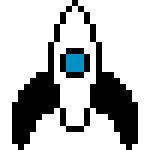
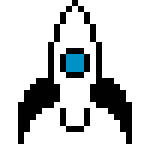
Before/after of a 150 x 150 layered artwork. What changed in the layer stack:
painted on "Layer 1" over [12, 72, 138, 150]
